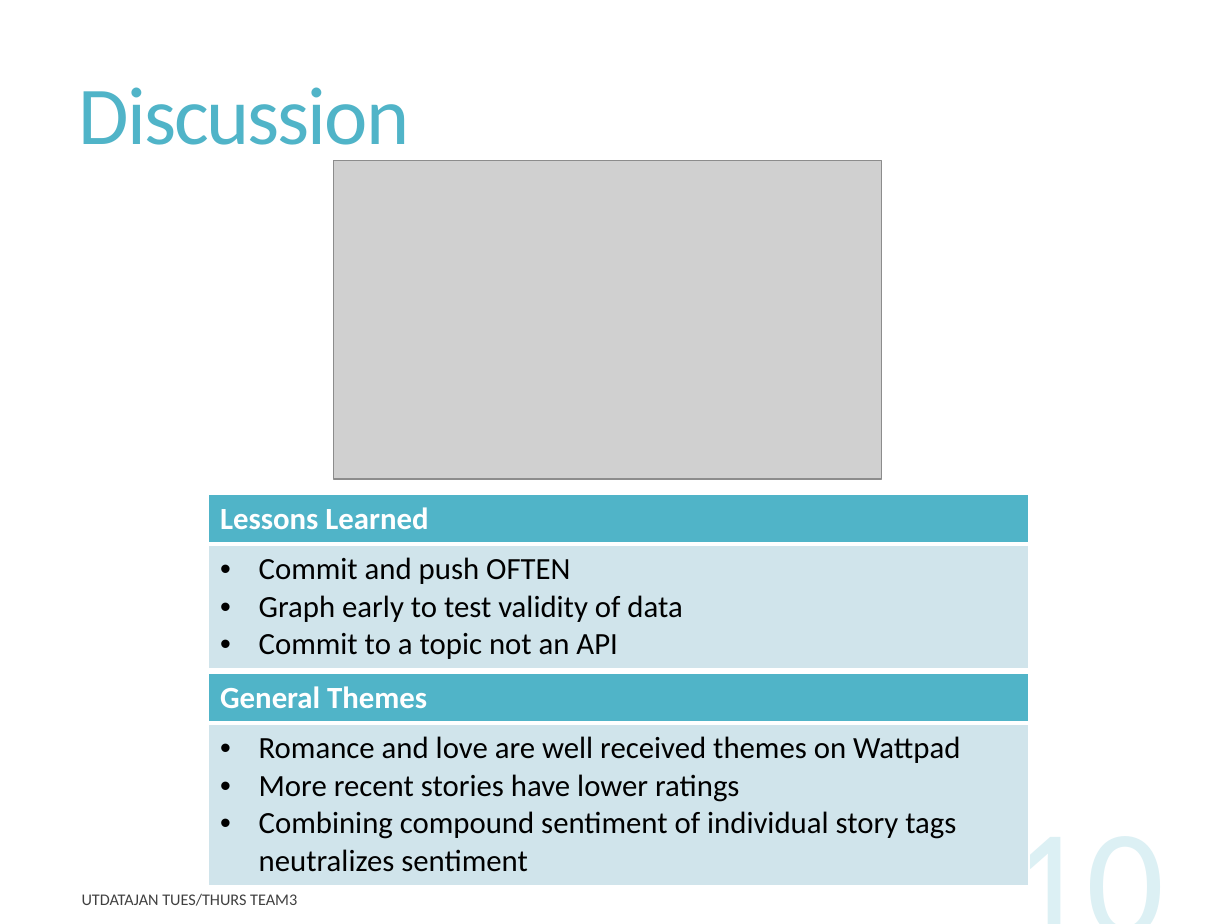
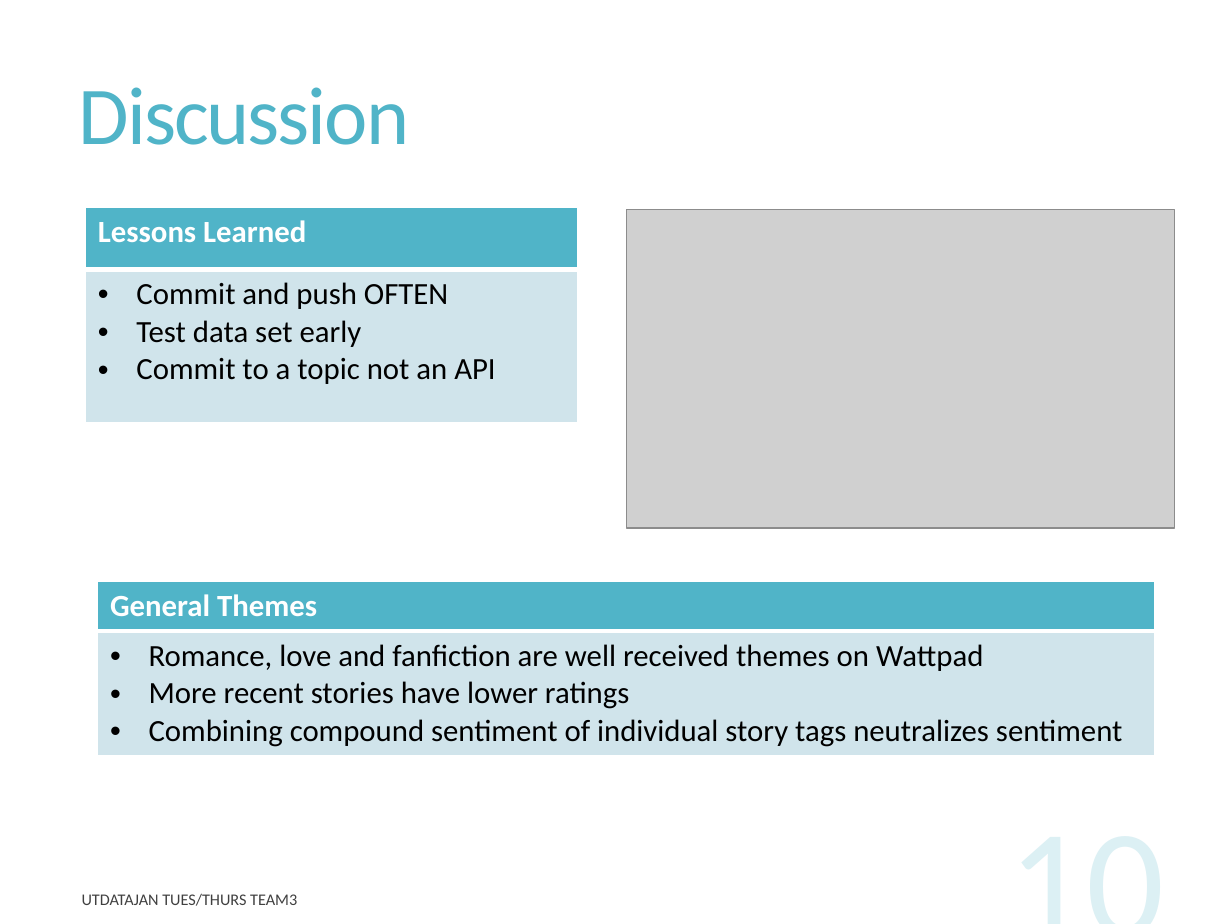
Before and after one commit to rupalimayekar/ProjectWattpad, a slide deck: slide 10 of WattpadPrez.pptx. Drawn at 1232x924 pixels with LibreOffice and Linux fonts; fonts in the diff are those of the drawing; grey boxes stand for pictures. Boxes give left, top, right and bottom in pixels: in the first picture for what was removed or moved away, otherwise in the second. Text is boxed around its words. In the diff, an @@ line names an element or a change of style, - is before the commit and + after.

Commit message:
updated presentation

```diff
--- a/WattpadPrez.pptx
+++ b/WattpadPrez.pptx
@@ table at (x1=85, y1=207, x2=577, y2=424) @@
-row 2, column 1: Commit and push OFTEN / Graph early to test validity of data / Commit to a topic not an API
+row 2, column 1: Commit and push OFTEN / Test data set early / Commit to a topic not an API
@@ table resized from (x1=208, y1=494, x2=1030, y2=668) to (x1=85, y1=207, x2=577, y2=424) @@
@@ picture moved from (x1=334, y1=161, x2=882, y2=479) to (x1=626, y1=209, x2=1174, y2=527) @@
@@ table at (x1=97, y1=582, x2=1154, y2=755) @@
-row 2, column 1: Romance and love are well received themes on Wattpad / More recent stories have lower ratings / Combining compound sentiment of individual story tags neutralizes sentiment
+row 2, column 1: Romance, love and fanfiction are well received themes on Wattpad / More recent stories have lower ratings / Combining compound sentiment of individual story tags neutralizes sentiment
@@ table resized from (x1=208, y1=673, x2=1030, y2=883) to (x1=97, y1=582, x2=1154, y2=755) @@
```
Also in this commit, not shown: 2 other slides changed.
